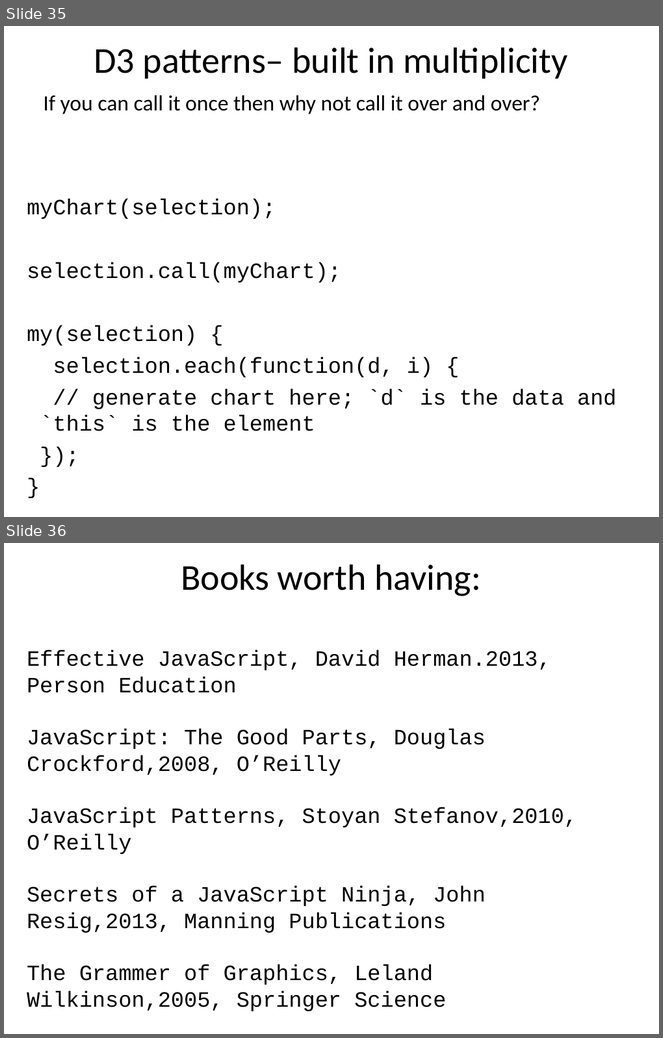
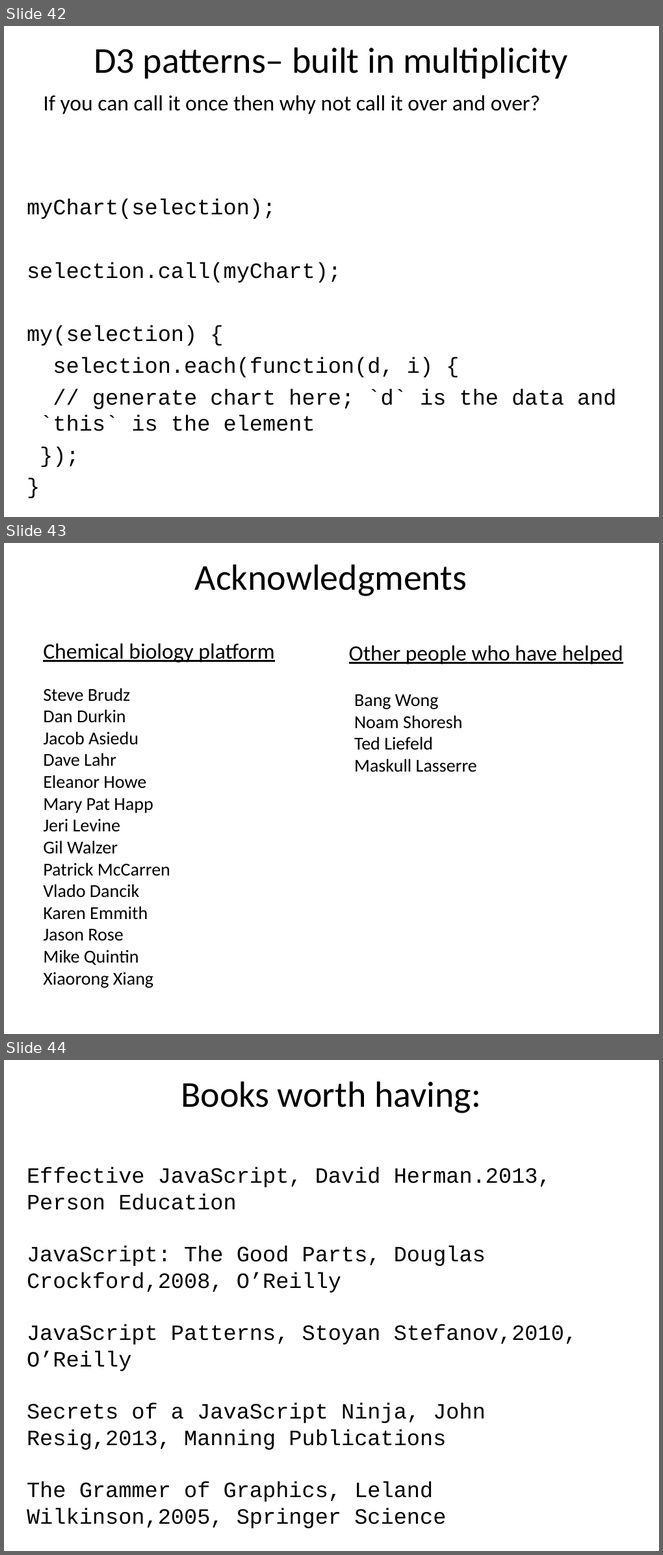
Before and after one commit to benralexander/lv, a slide deck: myD3_latest_c.ppt. Shown one above the other, each under a label of ours: slides 35 and 36 before the commit, slides 42, 43 and 44 after it. The pictures are 663x1038 and 663x1555 pixels, drawn with LibreOffice and Linux fonts; fonts in the diff are those of the drawing. Boxes give left, top, right and bottom in pixels: in the first picture for what was removed or moved away, otherwise in the second. Text is boxed around its words. In the diff, an @@ line names an element or a change of style, - is before the commit and + after.

```diff
--- a/myD3_latest_c.ppt
+++ b/myD3_latest_c.ppt
@@ slide 43 added at <box>4,543,659,1034</box>, background #FFFFFF @@
@@ title added at <box>195,564,467,596</box>, 40 pt, text #000000 @@
+Acknowledgments
@@ text added at <box>43,643,274,663</box>, 24 pt, text #000000, underline @@
+Chemical biology platform
@@ text added at <box>349,645,623,665</box>, 24 pt, text #000000, underline @@
+Other people who have helped
@@ text added at <box>43,688,170,988</box>, 20 pt, text #000000 @@
+Steve Brudz
+Dan Durkin
+Jacob Asiedu
+Dave Lahr
+Eleanor Howe
+Mary Pat Happ
+Jeri Levine
+Gil Walzer
+Patrick McCarren
+Vlado Dancik
+Karen Emmith
+Jason Rose
+Mike Quintin
+Xiaorong Xiang
@@ text added at <box>354,694,477,772</box>, 20 pt, text #000000 @@
+Bang Wong
+Noam Shoresh
+Ted Liefeld
+Maskull Lasserre
@@ what was slide 35 is now slide 42 @@
@@ what was slide 36 is now slide 44 @@
```
Also in this commit, not shown: 5 slides changed, 7 other slides added.
